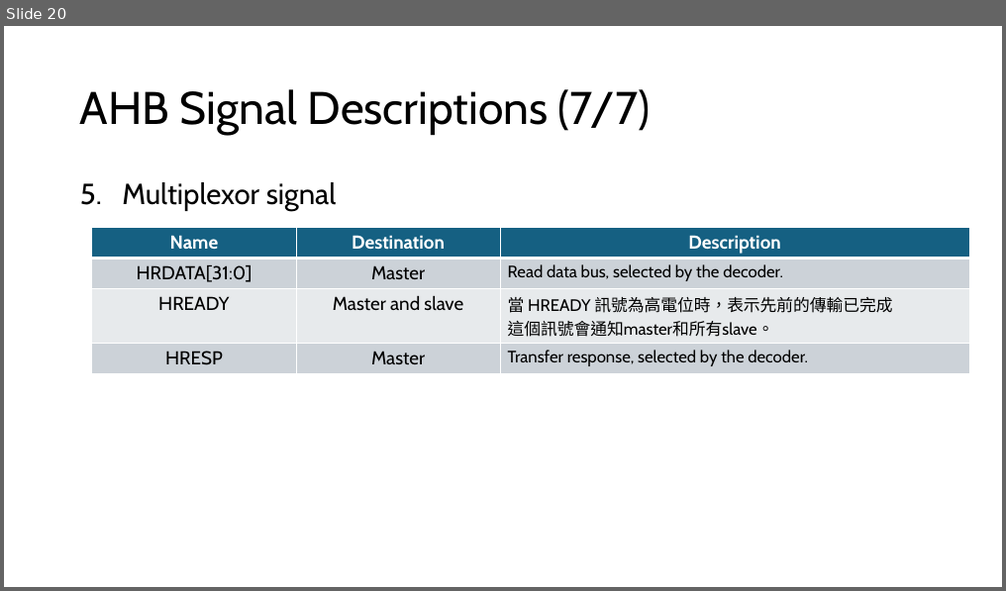
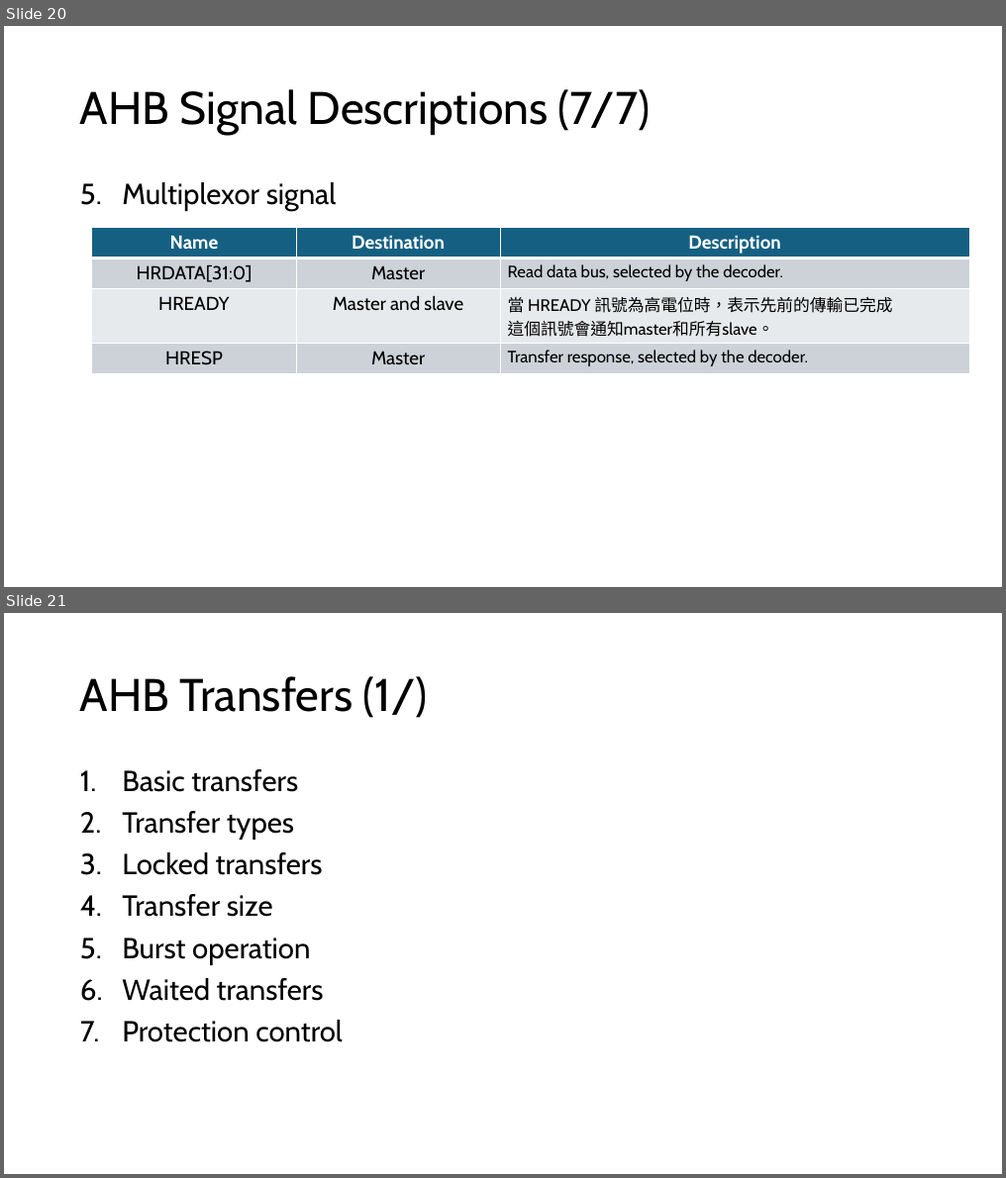
Before and after one commit to s9001055/DV_learning, a slide deck: AMBA/AMBA_learning.pptx. Shown one above the other, each under a label of ours: slide 20 before the commit, slides 20 and 21 after it. The pictures are 1006x591 and 1006x1178 pixels, drawn with LibreOffice and Linux fonts; fonts in the diff are those of the drawing. Boxes give left, top, right and bottom in pixels: in the first picture for what was removed or moved away, otherwise in the second. Text is boxed around its words. In the diff, an @@ line names an element or a change of style, - is before the commit and + after.

Commit message:
Modify: AMBA/AMBA_learning.pptx 1. Add chapter 2 AHB Transfers Basic transfers 2. Add chapter 2 AHB Transfers Transfer types

```diff
--- a/AMBA/AMBA_learning.pptx
+++ b/AMBA/AMBA_learning.pptx
@@ slide 21 added at [4,613,1002,1174], background #FFFFFF @@
@@ title added at [80,676,428,718], 44 pt, text #000000 @@
+AHB Transfers (1/)
@@ text added at [122,769,342,1043], 28 pt, text #000000 @@
+1. Basic transfers
+2. Transfer types
+3. Locked transfers
+4. Transfer size
+5. Burst operation
+6. Waited transfers
+7. Protection control
```
Also in this commit, not shown: 8 other slides added, 1 other file.
